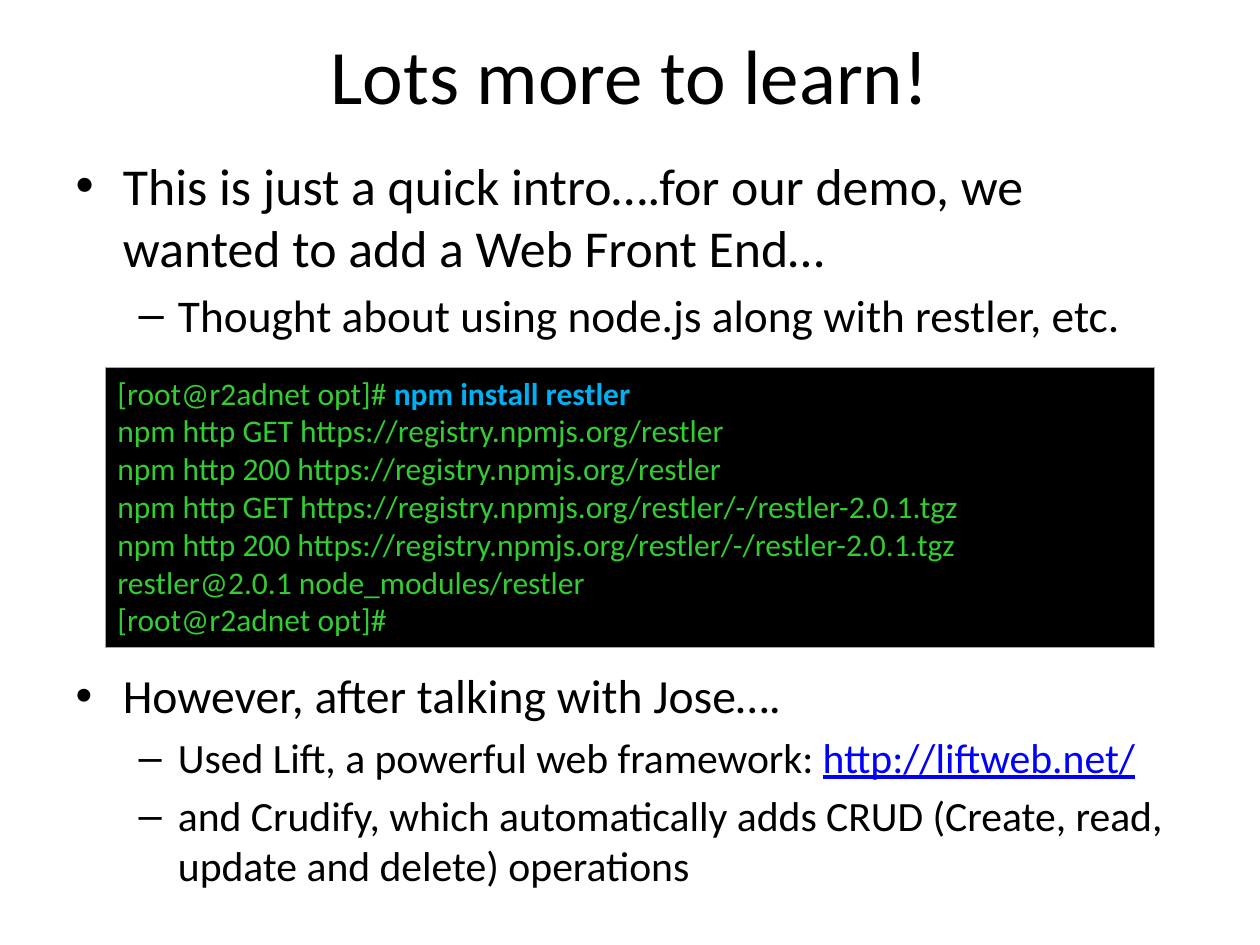
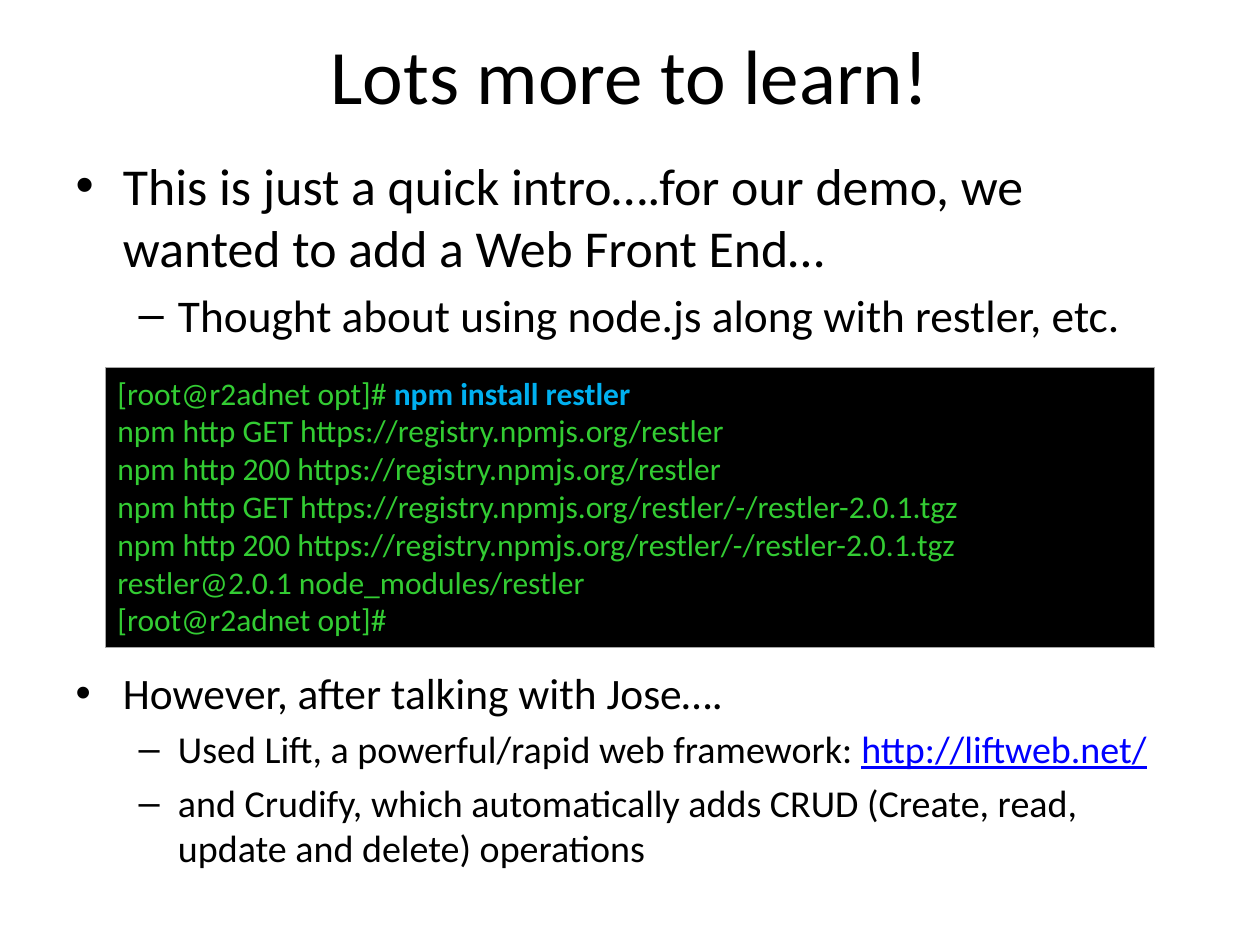
Before and after one commit to r2ad/planeBigData, a slide deck: slide 19 of nosql/mongodb/MongoDB-Introduction-R2AD-23July2013.pptx. Drawn at 1260x945 pixels with LibreOffice and Linux fonts; fonts in the diff are those of the drawing. Boxes give left, top, right and bottom in pixels: in the first picture for what was removed or moved away, otherwise in the second. Text is boxed around its words. In the diff, an @@ line names an element or a change of style, - is before the commit and + after.

```diff
--- a/nosql/mongodb/MongoDB-Introduction-R2AD-23July2013.pptx
+++ b/nosql/mongodb/MongoDB-Introduction-R2AD-23July2013.pptx
@@ text at (x1=123, y1=679, x2=1077, y2=868): size 27.2 to 24.8 pt in "However, after talking with Jose…."; size 23.8 to 21.7 pt in "and Crudify, which automatically adds CRUD (Create, ..." @@
@@ text at (x1=178, y1=736, x2=1146, y2=769): text changed; size 23.8 to 21.7 pt @@
-  – Used Lift, a powerful web framework: http://liftweb.net/
+  – Used Lift, a powerful/rapid web framework: http://liftweb.net/
```
Also in this commit, not shown: 7 other slides changed, 1 other file.
